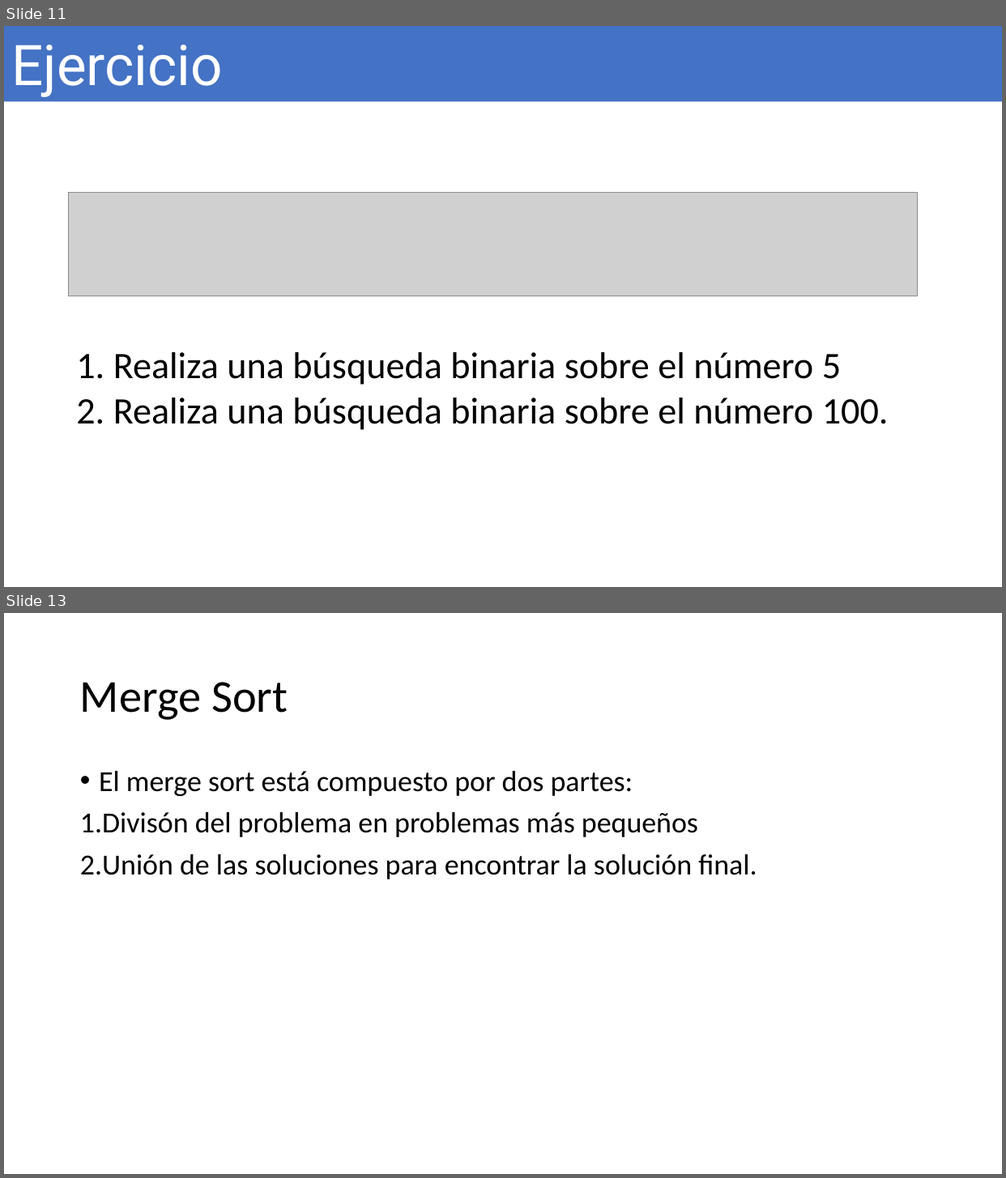
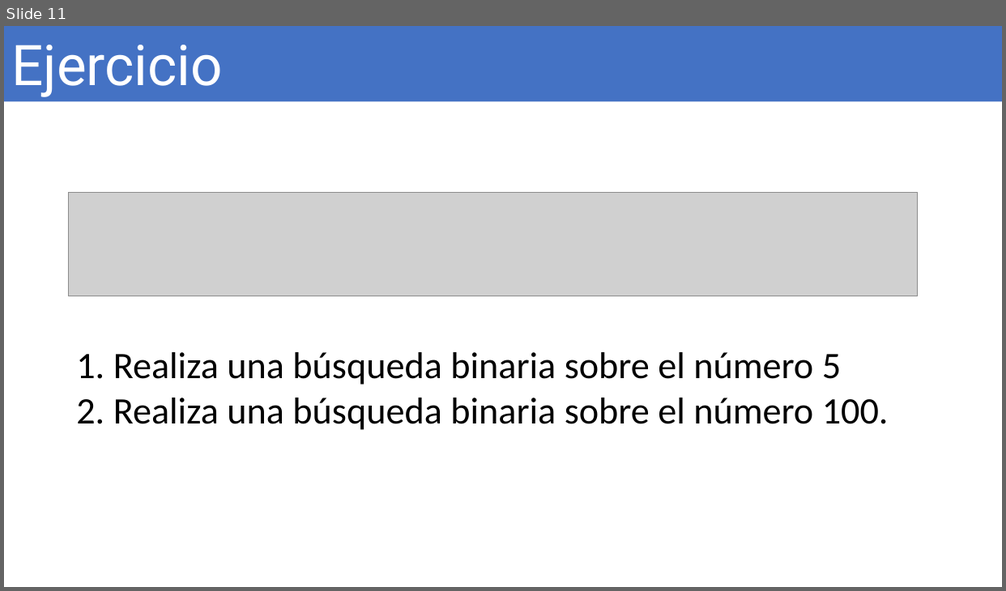
Before and after one commit to OMardil/INFO2, a slide deck: MOD08_Recursion/01 Presentacion/INFO2_MOD08_2-Busqueda_Binaria.pptx. Shown one above the other, each under a label of ours: slides 11 and 13 before the commit, slide 11 after it; the slides between them are not shown. The pictures are 1006x1178 and 1006x591 pixels, drawn with LibreOffice and Linux fonts; fonts in the diff are those of the drawing; grey boxes stand for pictures. Boxes give left, top, right and bottom in pixels: in the first picture for what was removed or moved away, otherwise in the second. Text is boxed around its words. In the diff, an @@ line names an element or a change of style, - is before the commit and + after.

```diff
--- a/MOD08_Recursion/01 Presentacion/INFO2_MOD08_2-Busqueda_Binaria.pptx
+++ b/MOD08_Recursion/01 Presentacion/INFO2_MOD08_2-Busqueda_Binaria.pptx
@@ slide 13 removed at box(4, 613, 1002, 1174), background #FFFFFF @@
@@ title removed at box(80, 682, 288, 720) @@
-Merge Sort
@@ text removed at box(80, 771, 756, 879) @@
-• El merge sort está compuesto por dos partes:
-1. Divisón del problema en problemas más pequeños
-2. Unión de las soluciones para encontrar la solución final.
```
Also in this commit, not shown: 1 slide changed, 4 other slides removed, 2 other files.
